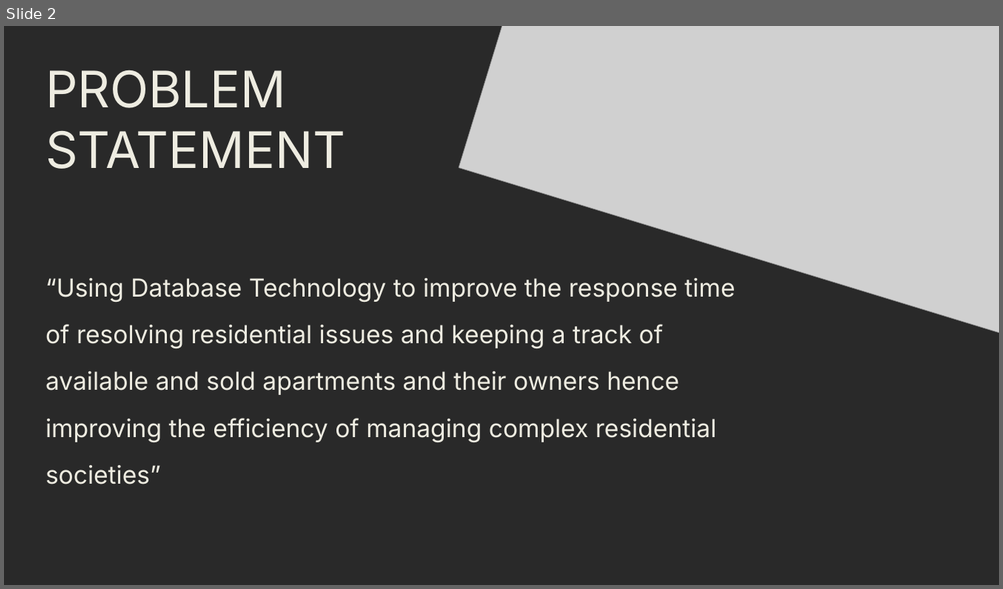
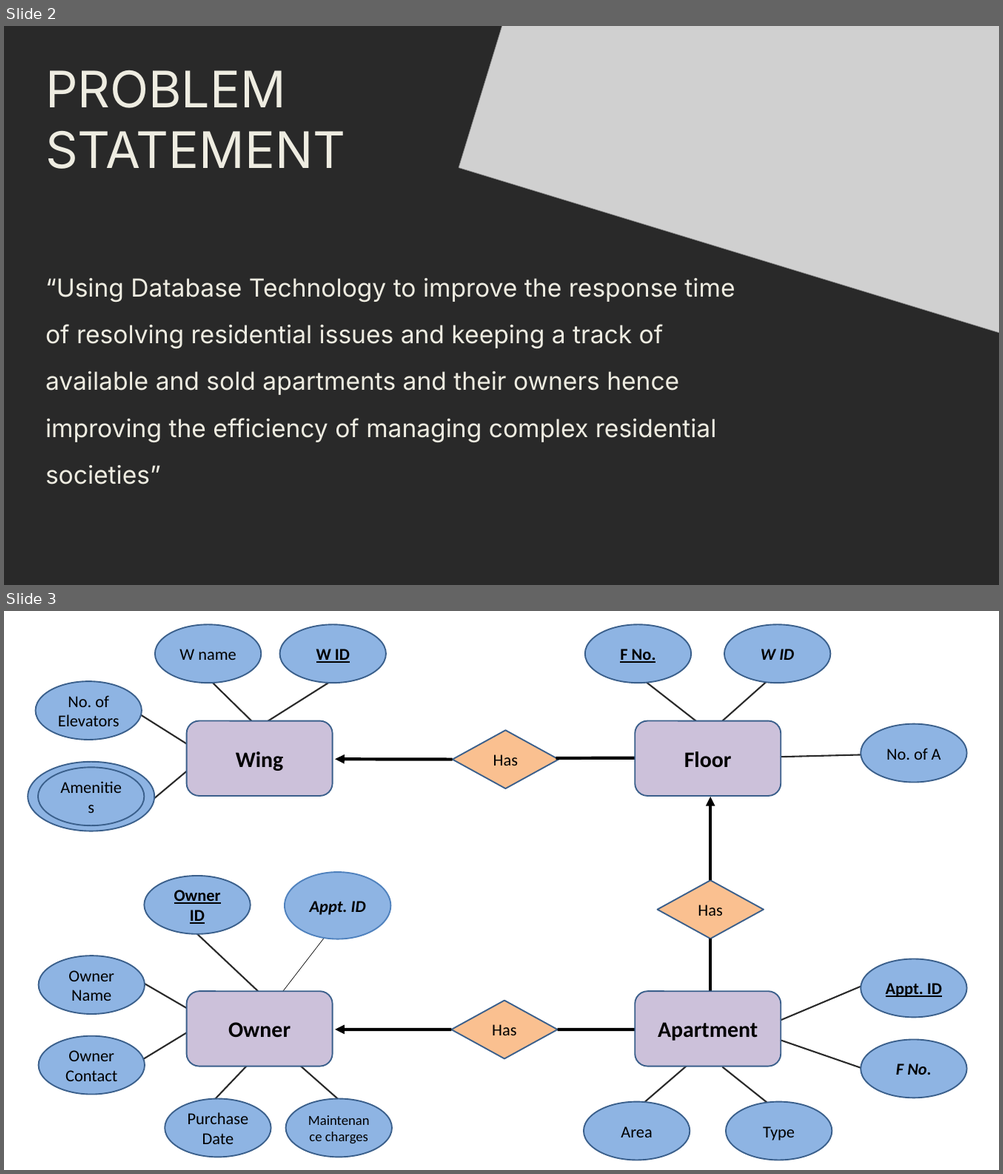
Before and after one commit to senpaipaji/se-datbase-casestudy-mysql, a slide deck: PowerPoint.pptx. Shown one above the other, each under a label of ours: slide 2 before the commit, slides 2 and 3 after it. The pictures are 1003x589 and 1003x1174 pixels, drawn with LibreOffice and Linux fonts; fonts in the diff are those of the drawing; grey boxes stand for pictures; background and template pictures are left out. Boxes give left, top, right and bottom in pixels: in the first picture for what was removed or moved away, otherwise in the second. Text is boxed around its words. In the diff, an @@ line names an element or a change of style, - is before the commit and + after.

```diff
--- a/PowerPoint.pptx
+++ b/PowerPoint.pptx
@@ slide 3 added at box(4, 611, 999, 1170), background picture (left out) @@
@@ group added at box(585, 624, 966, 782): 3 lines, 3 ellipses @@
+No. of A
+W ID
+F No.
@@ rounded rectangle added at box(187, 721, 333, 796), fill #CCC1DA, outline #3A5F8C 2 pt, 32 pt, text #000000, bold @@
+Wing
@@ rounded rectangle added at box(634, 721, 780, 796), fill #CCC1DA, outline #3A5F8C 2 pt, 32 pt, text #000000, bold @@
+Floor
@@ diamond added at box(452, 730, 558, 789), fill #FAC090, outline #3A5F8C 2 pt, 24 pt, text #000000 @@
+Has
@@ arrow added from (452, 760) to (335, 759), #000000 4.5 pt @@
@@ line added from (555, 758) to (634, 758), #000000 4.5 pt @@
@@ group added at box(28, 624, 385, 832): 5 ellipses, 4 lines @@
+No. of Elevators
+W name
+W ID
+Amenities
@@ arrow added from (710, 880) to (710, 797), #000000 4.5 pt @@
@@ group added at box(38, 872, 391, 1157): 6 lines, 6 ellipses @@
+Owner ID
+Owner Name
+Owner Contact
+Purchase Date
+Maintenance charges
+Appt. ID
@@ diamond added at box(657, 880, 762, 939), fill #FAC090, outline #3A5F8C 2 pt, 24 pt, text #000000 @@
+Has
@@ line added from (710, 939) to (710, 992), #000000 4.5 pt @@
@@ group added at box(583, 959, 966, 1161): 4 lines, 4 ellipses @@
+Area
+Type
+F No.
+Appt. ID
@@ rounded rectangle added at box(187, 991, 333, 1067), fill #CCC1DA, outline #3A5F8C 2 pt, 32 pt, text #000000, bold @@
+Owner
@@ diamond added at box(451, 1001, 557, 1059), fill #FAC090, outline #3A5F8C 2 pt, 24 pt, text #000000 @@
+Has
@@ rounded rectangle added at box(634, 991, 780, 1067), fill #CCC1DA, outline #3A5F8C 2 pt, 32 pt, text #000000, bold @@
+Apartment
@@ arrow added from (451, 1030) to (335, 1030), #000000 4.5 pt @@
@@ line added from (637, 1030) to (558, 1030), #000000 4.5 pt @@
```
Also in this commit, not shown: 1 other slide added, 5 slides removed, 11 other files.
